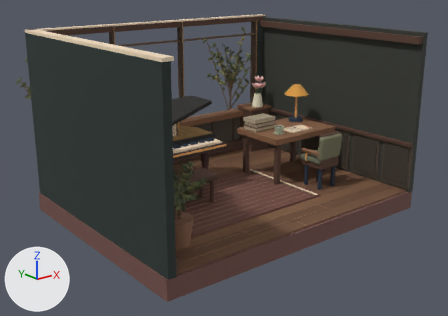
The glTF model frontend/public/atelier/room.glb: old version first, new version second.
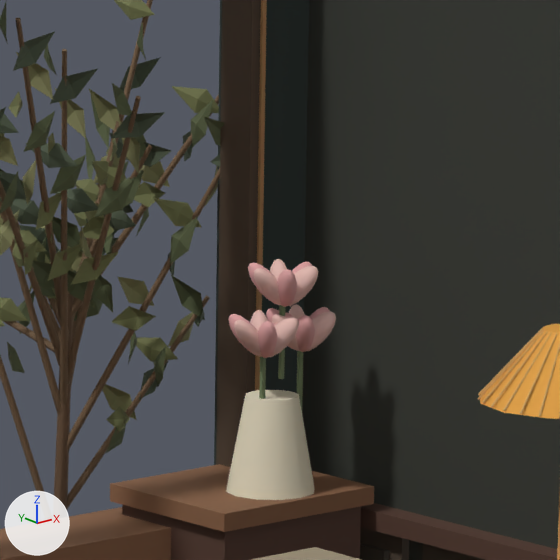
Old and new are each drawn whole from a 50 mm camera at (-7.76, -9.63, 4.62) aimed at (0.12, 0.22, 0.68) and again close up on the part from 50% to 66% of the width and 13% to 36% of the height. Every picture has the same lights, and +X, +Y and +Z are marked at lower left. The first two pictures are the older version. Vertices at exactly the same position are counted once.

The older version as bpy lines, for what is in view:
```python
me_mesh_0 = bpy.data.meshes.new('Mesh_0')
me_mesh_0.from_pydata(...)  # 14105 vertices, 23148 faces; spans x -3.12..3.13, y -2.43..3.73, z -0.38..3.39
me_mesh_0.materials.append(mat_material_0)
ob_atelier = bpy.data.objects.new('Atelier', me_mesh_0)
ob_atelier.location = (0.0, 0.0, 0.0)
```
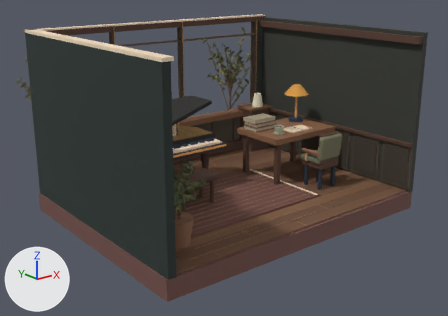
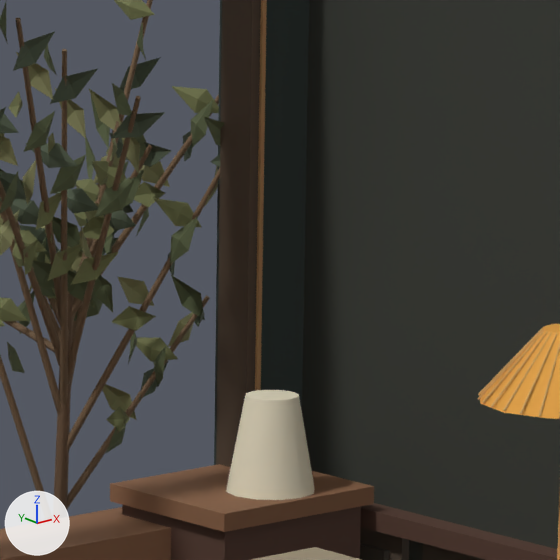
Scene script edits in JSON lines:
```json
{"block": "me_mesh_0", "where": "# used by ob_atelier; location = (0.0, 0.0, 0.0)"}
{"op": "remove", "block": "me_mesh_0", "code": "me_mesh_0.from_pydata(...)  # 14105 vertices, 23148 faces; spans x -3.12..3.13, y -2.43..3.73, z -0.38..3.39"}
{"op": "add", "block": "me_mesh_0", "code": "me_mesh_0.from_pydata(...)  # 12569 vertices, 20172 faces; spans x -3.12..3.13, y -2.43..3.73, z -0.38..3.39"}
{"block": "me_mesh_0", "change": "me_mesh_0 part 1: 24 loose pieces with 1536 vertices, spanning x 2.42..2.82, y 1.83..2.05, z 1.38..1.91, are deleted"}
```

Changed parts and their boxes [x1, y1, x2, y2] in the close-ups (560 x 560 px):
```json
{"part": 1, "of": "me_mesh_0", "change": "deleted", "before": [228, 259, 336, 410], "on screen": "pink"}
```
